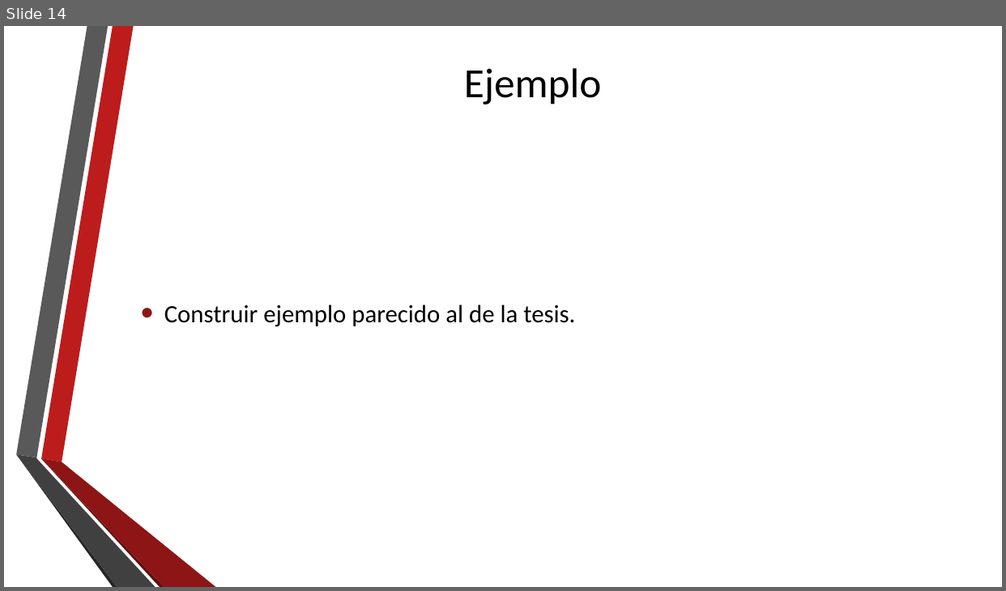
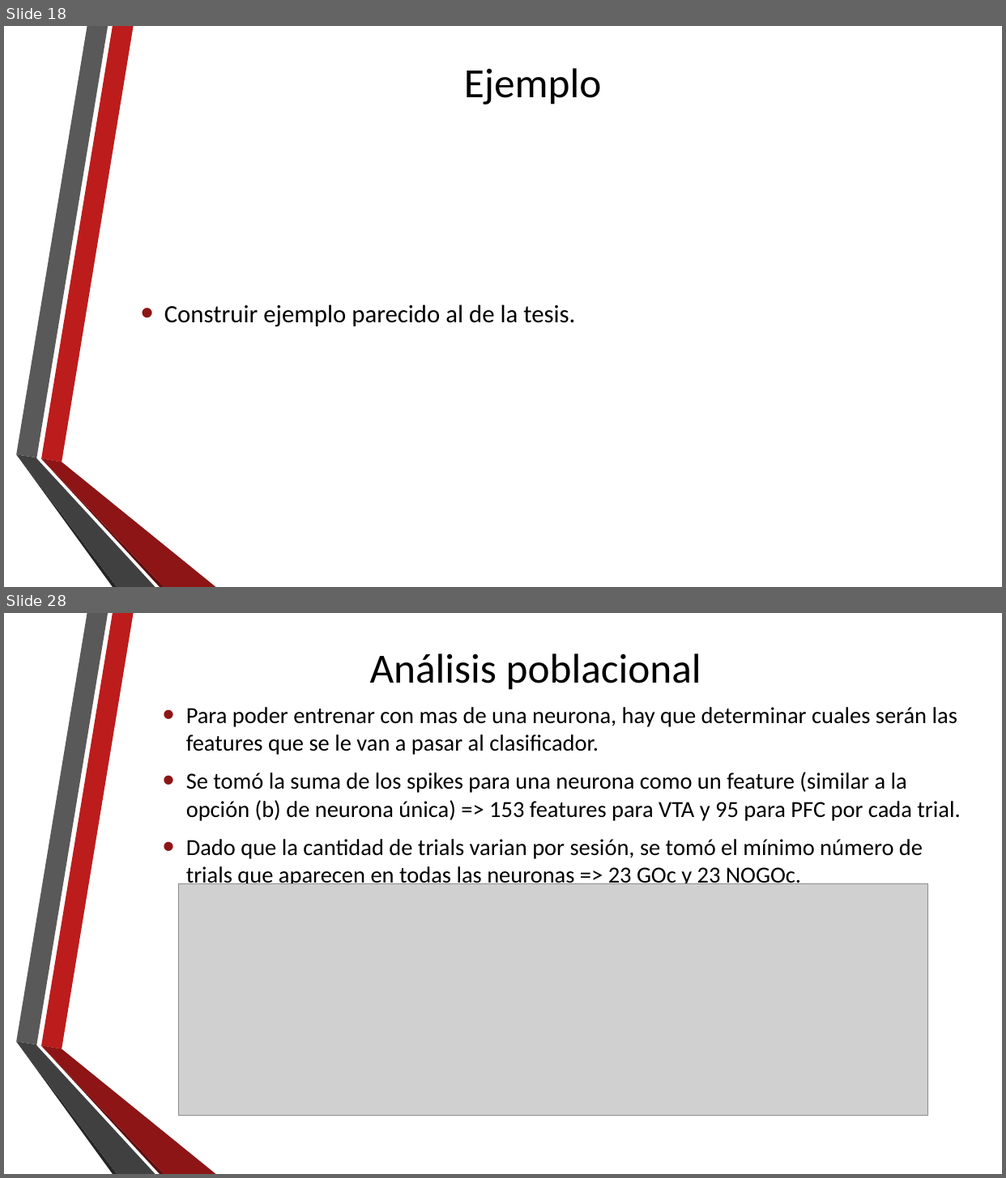
Before and after one commit to neozero86/tesis-megea, a slide deck: Presentacion/PresentacionTesis.pptx. Shown one above the other, each under a label of ours: slide 14 before the commit, slides 18 and 28 after it; the slides between them are not shown. The pictures are 1006x591 and 1006x1178 pixels, drawn with LibreOffice and Linux fonts; fonts in the diff are those of the drawing; grey boxes stand for pictures; background and template pictures are left out. Boxes give left, top, right and bottom in pixels: in the first picture for what was removed or moved away, otherwise in the second. Text is boxed around its words. In the diff, an @@ line names an element or a change of style, - is before the commit and + after.

```diff
--- a/Presentacion/PresentacionTesis.pptx
+++ b/Presentacion/PresentacionTesis.pptx
@@ slide 28 added at (x1=4, y1=613, x2=1002, y2=1174), background picture (left out); not listed: 6 template elements that a slide beside it also shows @@
@@ title added at (x1=370, y1=653, x2=701, y2=690), 40 pt, text #000000 @@
+Análisis poblacional
@@ text added at (x1=186, y1=707, x2=960, y2=889), 22.2 pt, text #000000 @@
+• Para poder entrenar con mas de una neurona, hay que determinar cuales serán las features que se le van a pasar al clasificador.
+• Se tomó la suma de los spikes para una neurona como un feature (similar a la opción (b) de neurona única) => 153 features para VTA y 95 para PFC por cada trial.
+• Dado que la cantidad de trials varian por sesión, se tomó el mínimo número de trials que aparecen en todas las neuronas => 23 GOc y 23 NOGOc.
@@ picture added at (x1=178, y1=884, x2=928, y2=1116) @@
@@ what was slide 14 is now slide 18 @@
```
Also in this commit, not shown: 3 slides changed, 52 other slides added, 1 slide removed, 3 other files.
